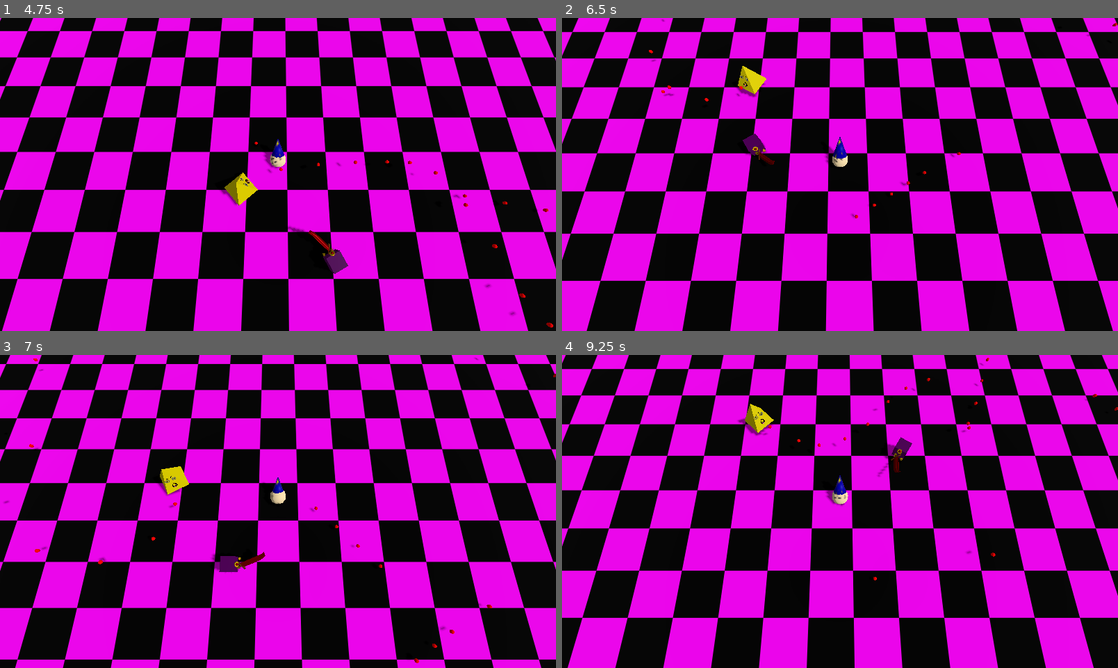
Above: before the commit, frames 1-4 (two rows, left to right).
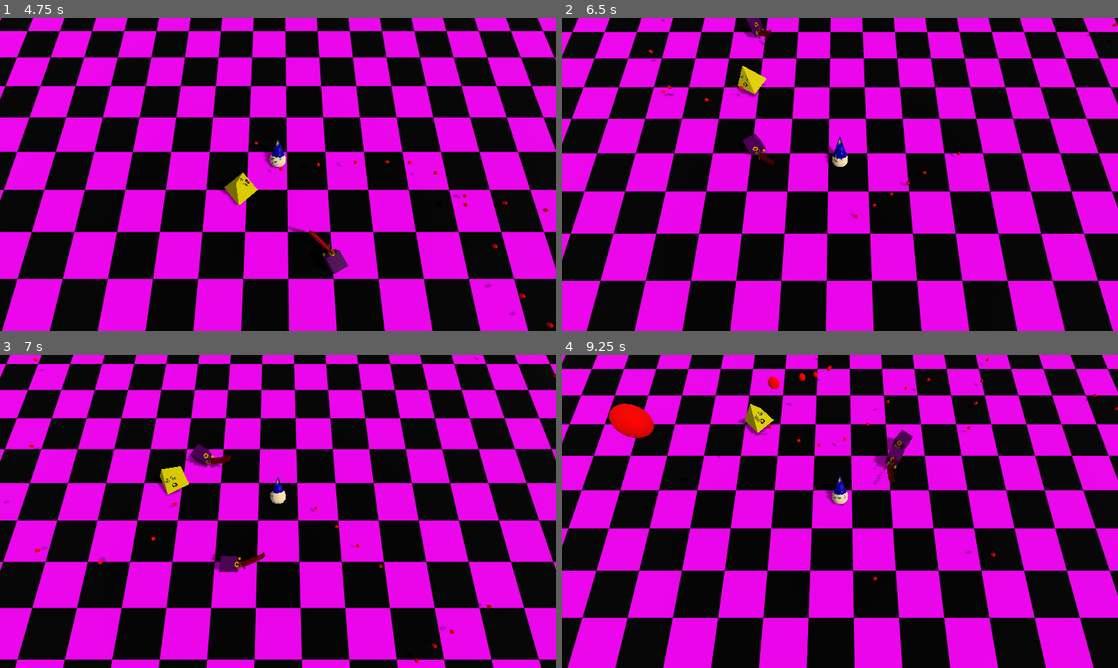
Above: after the commit, the same moments.

Repository: luce-ventress/no-mercy-bgj-2025
Game: Godot game, scene res://Maps/Level1.tscn
Two runs of this game, one before a commit and one after it. Both use one fixed random seed, a clock stepped at 60 frames per second and the inputs below. Sound files missing from this copy of the repository are replaced by a short silence.
Inputs (mouse positions are in pixels of both pictures, inside the frame that each line leads up to):
- Up to frame 1 (4.75 s): move the mouse to (400, 158) at 0.52 s; press the mouse at (400, 158) at 0.53 s; hold D (player_right) 0.53-1.28 s; move the mouse to (166, 190) at 1.27 s; release the mouse at (166, 190) at 1.28 s; hold S (player_backward) 1.28-2.03 s; click (166, 190) at 1.35 s; move the mouse to (333, 105) at 2.02 s; press the mouse at (333, 105) at 2.03 s; hold D (player_right) 2.03-2.78 s; move the mouse to (250, 237) at 2.77 s; release the mouse at (250, 237) at 2.78 s; hold W (player_forward) 2.78-3.53 s; click (250, 237) at 2.85 s; move the mouse to (444, 221) at 3.52 s; press the mouse at (444, 221) at 3.53 s; hold A (player_left) from 3.53 s (still down); move the mouse to (111, 127) at 4.27 s; release the mouse at (111, 127) at 4.28 s; click (111, 127) at 4.35 s
- Up to frame 2 (6.5 s): move the mouse to (867, 174) at 5.02 s; release A (player_left) at 5.03 s; press the mouse at (867, 174) at 5.03 s; hold S (player_backward) 5.03-5.78 s; move the mouse to (756, 96) at 5.77 s; release the mouse at (756, 96) at 5.78 s; hold D (player_right) from 5.78 s (still down); click (756, 96) at 5.85 s
- Up to frame 3 (7 s): move the mouse to (400, 495) at 6.52 s; release D (player_right) at 6.53 s; press the mouse at (400, 495) at 6.53 s; hold W (player_forward) from 6.53 s (still down)
- Up to frame 4 (9.25 s): move the mouse to (728, 527) at 7.27 s; release W (player_forward) at 7.28 s; release the mouse at (728, 527) at 7.28 s; hold D (player_right) 7.28-8.03 s; click (728, 527) at 7.35 s; move the mouse to (895, 442) at 8.02 s; press the mouse at (895, 442) at 8.03 s; hold S (player_backward) 8.03-8.78 s; move the mouse to (812, 574) at 8.77 s; release the mouse at (812, 574) at 8.78 s; hold A (player_left) from 8.78 s (still down); click (812, 574) at 8.85 s

Frame 1 is identical in both runs. In frame 2, 0.2% of the frame differs, in the area x 32-38%, y 0-9%; in frame 3, 0.3%; in frame 4, 1.3%, in the area x 8-74%, y 1-42%.

Commit message:
ranged spawn

Diff:
--- a/Maps/Level1.tscn
+++ b/Maps/Level1.tscn
@@ -1,10 +1,11 @@
-[gd_scene load_steps=11 format=3 uid="uid://dhs00vouueblh"]
+[gd_scene load_steps=12 format=3 uid="uid://dhs00vouueblh"]
 
 [ext_resource type="PackedScene" uid="uid://bontx0lu6c4aw" path="res://Scenes/Player/PlayerPawn.tscn" id="1_l8wyv"]
 [ext_resource type="Texture2D" uid="uid://dw1nyaoxl2v5w" path="res://Assets/Textures/placeholder.png" id="1_ypajb"]
 [ext_resource type="PackedScene" uid="uid://bax3ulu7c3cic" path="res://Scenes/Projectiles/ProjectileBase.tscn" id="3_bv8d1"]
 [ext_resource type="PackedScene" uid="uid://buiud1ylj3qrj" path="res://Scenes/Enemies/MeleeEnemyPawn.tscn" id="4_ptu34"]
 [ext_resource type="PackedScene" uid="uid://6ihp42gfl11b" path="res://Scenes/Enemies/RangedEnemyPawn.tscn" id="5_7bilv"]
+[ext_resource type="Script" uid="uid://bwqto4w5wuh45" path="res://Scripts/Game/spawner.gd" id="6_5gvfm"]
 
 [sub_resource type="StandardMaterial3D" id="StandardMaterial3D_bv8d1"]
 albedo_texture = ExtResource("1_ypajb")
@@ -58,3 +59,14 @@
 
 [node name="RangedEnemy" parent="." instance=ExtResource("5_7bilv")]
 transform = Transform3D(0.999138, 0, 0.0415093, 0, 1, 0, -0.0415093, 0, 0.999138, -0.410775, -0.0999996, -11.9487)
+
+[node name="Spawner" type="Node" parent="."]
+script = ExtResource("6_5gvfm")
+meleeEnemyScene = ExtResource("4_ptu34")
+rangedEnemyScene = ExtResource("5_7bilv")
+
+[node name="Timer" type="Timer" parent="Spawner"]
+wait_time = 3.0
+autostart = true
+
+[connection signal="timeout" from="Spawner/Timer" to="Spawner" method="_on_timer_timeout"]
--- a/Scenes/Enemies/RangedEnemyPawn.tscn
+++ b/Scenes/Enemies/RangedEnemyPawn.tscn
@@ -5,7 +5,7 @@
 [ext_resource type="AudioStream" uid="uid://dnov2aeli5egf" path="res://Assets/Sound/Enemy/Ranged_enemy_hit_1.wav" id="3_enbp0"]
 [ext_resource type="AudioStream" uid="uid://borwxy5ris3i4" path="res://Assets/Sound/Enemy/Ranged_enemy_hit_2.wav" id="4_8p25c"]
 [ext_resource type="Script" uid="uid://c82w8jvguxs2p" path="res://Scripts/Enemies/ranged_enemy_shooting.gd" id="5_8p25c"]
-[ext_resource type="AudioStream" uid="uid://xwoh5t0la3ya" path="res://Assets/Sound/Enemy/Ranged_enemy_attack.wav" id="6_vennm"]
+[ext_resource type="AudioStream" uid="uid://xwoh5t0la3ya" path="res://Assets/Sound/Enemy/ranged_enemy_attack.wav" id="6_vennm"]
 [ext_resource type="PackedScene" uid="uid://bax3ulu7c3cic" path="res://Scenes/Projectiles/ProjectileBase.tscn" id="6_vfp0b"]
 [ext_resource type="Script" uid="uid://dpthrgto3rfda" path="res://Scripts/Enemies/EnemyMovement.gd" id="8_7n326"]
 
--- a/Scenes/Player/PlayerPawn.tscn
+++ b/Scenes/Player/PlayerPawn.tscn
@@ -1,10 +1,9 @@
-[gd_scene load_steps=15 format=3 uid="uid://bontx0lu6c4aw"]
+[gd_scene load_steps=14 format=3 uid="uid://bontx0lu6c4aw"]
 
 [ext_resource type="PackedScene" uid="uid://bkk4k8tlumu8t" path="res://Scenes/Player/PlayerMesh.tscn" id="1_3mnxu"]
 [ext_resource type="Script" uid="uid://ovt4eec1jrg3" path="res://Scripts/Player/PlayerMovement.gd" id="1_8km1k"]
 [ext_resource type="Script" uid="uid://dcycbeu70us3m" path="res://Scripts/Player/PlayerShooting.gd" id="3_0l0su"]
 [ext_resource type="PackedScene" uid="uid://bax3ulu7c3cic" path="res://Scenes/Projectiles/ProjectileBase.tscn" id="4_3kofw"]
-[ext_resource type="AudioStream" uid="uid://blhtknfj1kbb0" path="res://Assets/Sound/Player/Player_shoot.wav" id="5_68rfy"]
 [ext_resource type="Script" uid="uid://cv8yqinugl4j0" path="res://Scripts/Player/PlayerHealth.gd" id="5_vtcqr"]
 [ext_resource type="AudioStream" uid="uid://b7d6dd75co2c" path="res://Assets/Sound/Player/Player_hit_1.wav" id="6_b6njq"]
 [ext_resource type="AudioStream" uid="uid://cuebm3b66exf2" path="res://Assets/Sound/Player/Player_shoot_2.wav" id="6_sxlwj"]
@@ -17,9 +16,9 @@
 
 [sub_resource type="AudioStreamRandomizer" id="AudioStreamRandomizer_sxlwj"]
 playback_mode = 1
-streams_count = 2
-stream_0/stream = ExtResource("5_68rfy")
-stream_1/stream = ExtResource("6_sxlwj")
+random_pitch = 1.5
+streams_count = 1
+stream_0/stream = ExtResource("6_sxlwj")
 
 [sub_resource type="AudioStreamRandomizer" id="AudioStreamRandomizer_bji6c"]
 streams_count = 3
--- a/Scripts/Game/spawner.gd
+++ b/Scripts/Game/spawner.gd
@@ -4,17 +4,26 @@
 @export var rangedEnemyScene: PackedScene
 
 @onready var PlayerPawn = owner.get_node("%PlayerPawnInstance") as Node3D
-
+var spawnDistance: float = 10
 
 func getSpawnLocation() -> Vector3:
-	var spawnLocation: Vector3 = Vector3(0,0,0)
+	var spawnDistanceRand: float = randf_range(-2, 5)
+	var playerPos = PlayerPawn.position.normalized()
+	var spawnLocation: Vector3 = Vector3(spawnDistance + spawnDistanceRand, spawnDistance + spawnDistanceRand, 0) + playerPos
+
 	return spawnLocation
 
-func _on_wave_timer_timeout() -> void:
+func _on_timer_timeout() -> void:
 	if PlayerStats.isDead:
 		return
 
 	var MeleeEnemy = meleeEnemyScene.instantiate()
-	owner.add_child(MeleeEnemy)
-	MeleeEnemy.set_position(getSpawnLocation())
-	print("spawn")
+	var RangedEnemy = rangedEnemyScene.instantiate()
+
+	var enemyTypeChoice = randi_range(0, 1)
+	if enemyTypeChoice == 0:
+		owner.add_child(MeleeEnemy)
+		MeleeEnemy.set_position(getSpawnLocation())
+	elif enemyTypeChoice == 1:
+		owner.add_child(RangedEnemy)
+		RangedEnemy.set_position(getSpawnLocation())
--- a/Scripts/Player/PlayerShooting.gd
+++ b/Scripts/Player/PlayerShooting.gd
@@ -28,8 +28,8 @@
 			time_since_last_shot = current_time
 
 func spawn_projectile(position: Vector3, dir: Vector3):
-	if $PlayerShoot.is_playing() == false:
-		$PlayerShoot.play()
+	#if $PlayerShoot.is_playing() == false:
+	$PlayerShoot.play()
 	var projectile = ProjectileScene.instantiate()
 	root.add_child(projectile)
 	projectile.set_position(position)
